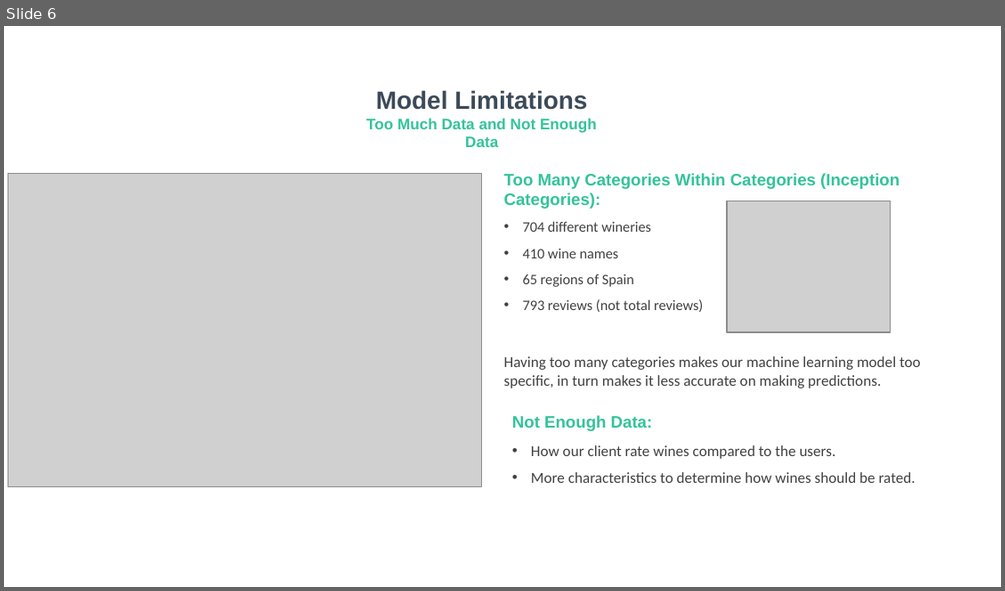
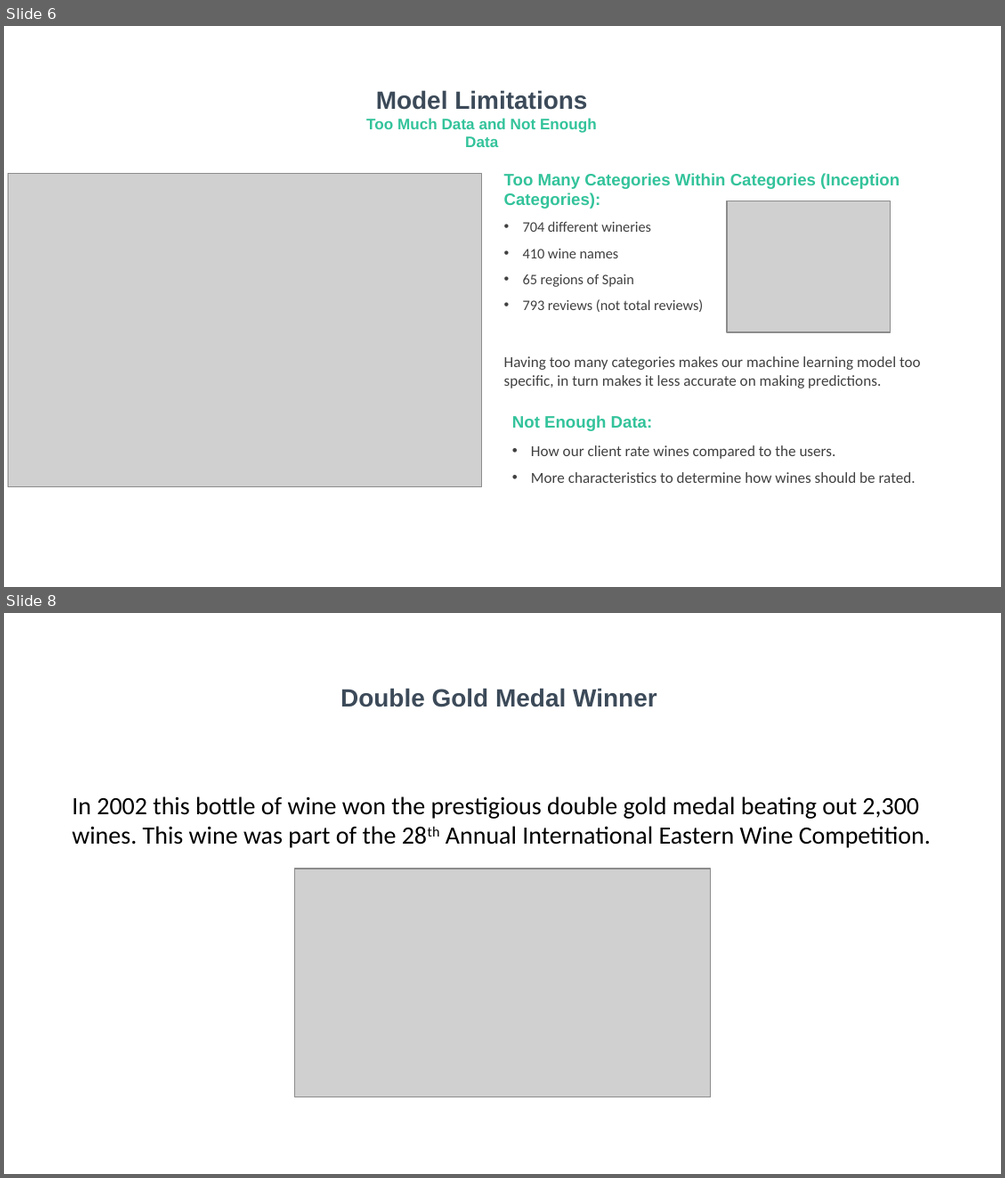
Before and after one commit to thelemoncookie-data/Project-02-Wine-Rating-ML, a slide deck: Wine Slides.pptx. Shown one above the other, each under a label of ours: slide 6 before the commit, slides 6 and 8 after it; the slides between them are not shown. The pictures are 1005x591 and 1005x1178 pixels, drawn with LibreOffice and Linux fonts; fonts in the diff are those of the drawing; grey boxes stand for pictures; background and template pictures are left out. Boxes give left, top, right and bottom in pixels: in the first picture for what was removed or moved away, otherwise in the second. Text is boxed around its words. In the diff, an @@ line names an element or a change of style, - is before the commit and + after.

```diff
--- a/Wine Slides.pptx
+++ b/Wine Slides.pptx
@@ slide 8 added at (4, 613, 1001, 1174), background picture (left out) @@
@@ text added at (340, 688, 657, 707), 18 pt, text #3C4A59, bold @@
+Double Gold Medal Winner
@@ text added at (72, 796, 930, 848), 18 pt, text #000000 @@
+In 2002 this bottle of wine won the prestigious double gold medal beating out 2,300 wines. This wine was part of the 28th Annual International Eastern Wine Competition.
@@ picture added at (295, 868, 711, 1096) @@
```
Also in this commit, not shown: 4 slides changed.
